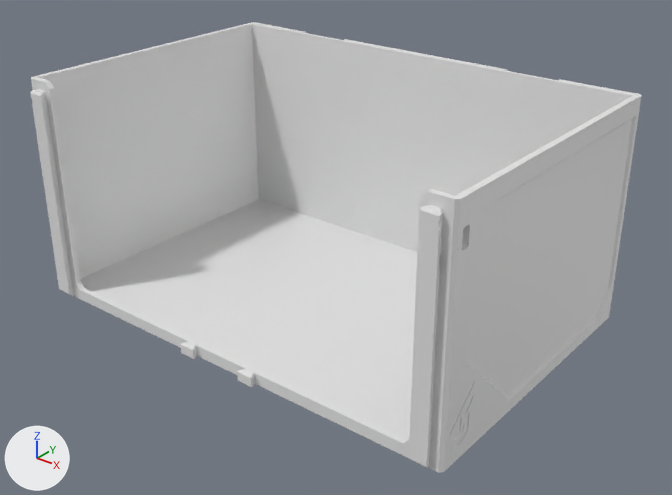
The glTF model parts/115/DecorDrawer_115-2W-15H.lib.glb as it was, and as the next commit left it.
One viewpoint serves both versions: a camera (50 mm lens) standing at (181.4, -221.5, 160.3) and looking at (6.8, -3.2, 25.0). The axes (+X, +Y, +Z) are drawn at lower left. The lights are the same throughout. The older version comes first. Where no turn or scale is listed for an object, it has been applied to the vertices. Vertices at exactly the same position are counted once.

The scene before the commit, as lines of its bpy script (objects in view):
```python
me_decordrawer_115_2w_15h = bpy.data.meshes.new('DecorDrawer_115-2W-15H')
me_decordrawer_115_2w_15h.from_pydata(...)  # 625 vertices, 1254 faces; spans x -82.0..82.0, y -55.0..55.0, z -39.0..39.0
ob_decordrawer_115_2w_15h = bpy.data.objects.new('DecorDrawer_115-2W-15H', me_decordrawer_115_2w_15h)
ob_decordrawer_115_2w_15h.location = (0.0, 0.0, 39.0)
```
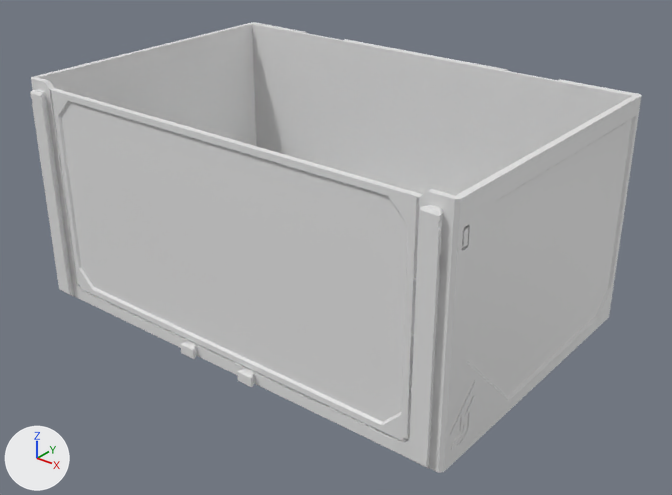
What changed in the scene script:
```text
Change me_decordrawer_115_2w_15h:
    used by ob_decordrawer_115_2w_15h; location = (0.0, 0.0, 39.0)
    remove me_decordrawer_115_2w_15h.from_pydata(...)  # 625 vertices, 1254 faces; spans x -82.0..82.0, y -55.0..55.0, z -39.0..39.0
    add me_decordrawer_115_2w_15h.from_pydata(...)  # 883 vertices, 1782 faces; spans x -82.0..82.0, y -55.0..55.0, z -39.0..39.0
    me_decordrawer_115_2w_15h part 1: a new loose piece of 24 vertices spanning x 80.0..82.0, y -49.0..-46.0, z 26.0..30.0
    me_decordrawer_115_2w_15h part 2: 4 vertices moved within x 81.0, y -44.0..-42.0, z -32.0..-31.0; 210 vertices added at x -71.0..82.0, y -52.0..-41.0, z -35.0..37.0
    other edits to the shape of me_decordrawer_115_2w_15h do not show in these pictures
```

Where the change shows, as pixel boxes [x1, y1, x2, y2] in the pictures (672 x 495 px):
part 1 of me_decordrawer_115_2w_15h, added: after [462, 226, 470, 248]
part 2 of me_decordrawer_115_2w_15h, built on: after [51, 90, 507, 470]
